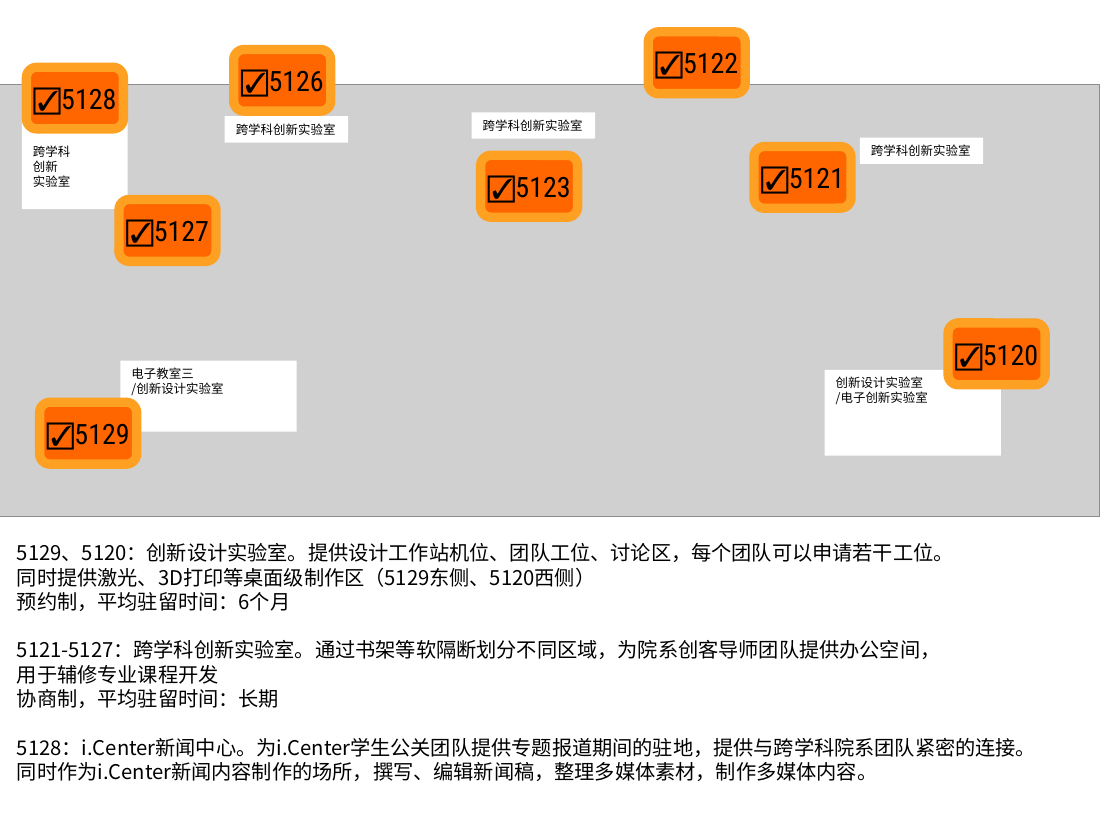
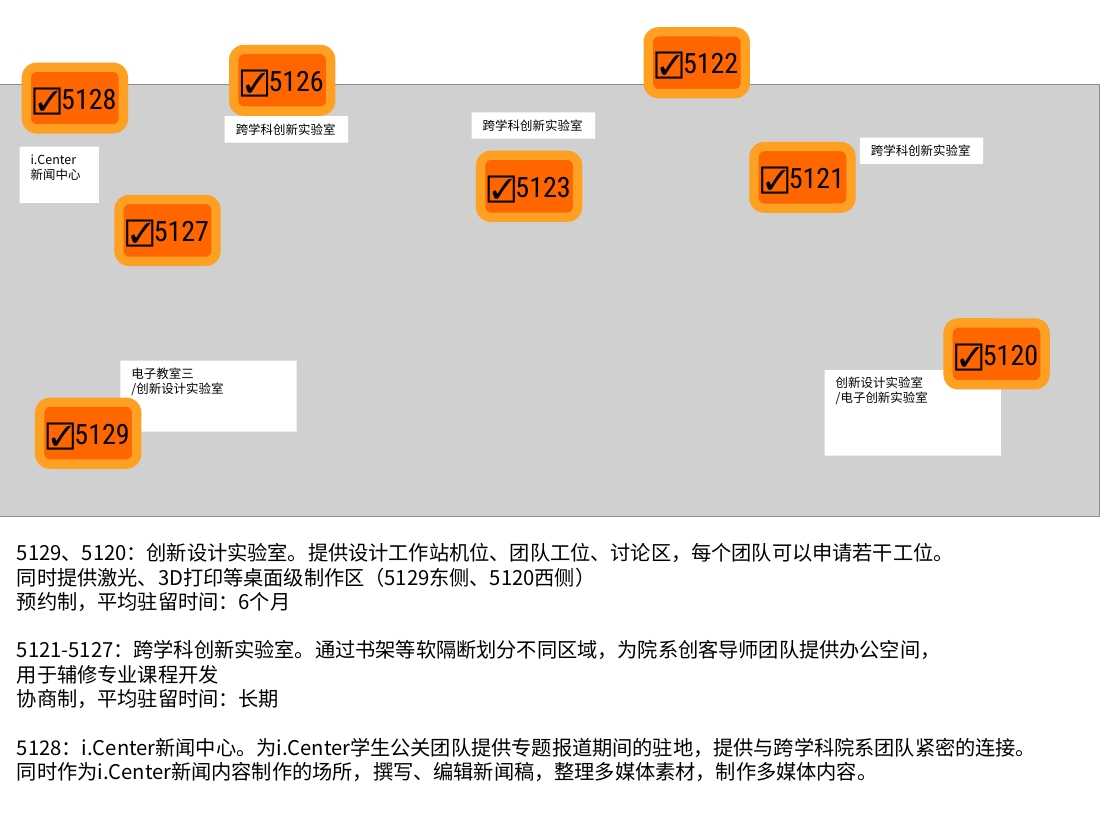
Before and after one commit to woodyme/i.center_my_workzone, a slide deck: slide 2 of 训练中心创客交叉融合空间建设/admin/新大楼规划建设/i.Center李兆基大楼创新部分规划方案 20150731.ppt. Drawn at 1120x840 pixels with LibreOffice and Linux fonts; fonts in the diff are those of the drawing; grey boxes stand for pictures. Boxes give left, top, right and bottom in pixels: in the first picture for what was removed or moved away, otherwise in the second. Text is boxed around its words. In the diff, an @@ line names an element or a change of style, - is before the commit and + after.

Commit message:
update format i.Center李兆基大楼创新部分规划 及 pdf

```diff
--- a/训练中心创客交叉融合空间建设/admin/新大楼规划建设/i.Center李兆基大楼创新部分规划方案 20150731.ppt
+++ b/训练中心创客交叉融合空间建设/admin/新大楼规划建设/i.Center李兆基大楼创新部分规划方案 20150731.ppt
@@ rectangle "i.Center": place and size @@
-rectangle "i.Center" at (22,64,128,209)
+rectangle "i.Center" at (20,147,100,203)
@@ text in rectangle at (31,154,81,180): text changed @@
-跨学科
-创新
-实验室
+i.Center
+新闻中心
```
Also in this commit, not shown: 1 other slide changed, 1 other file.
